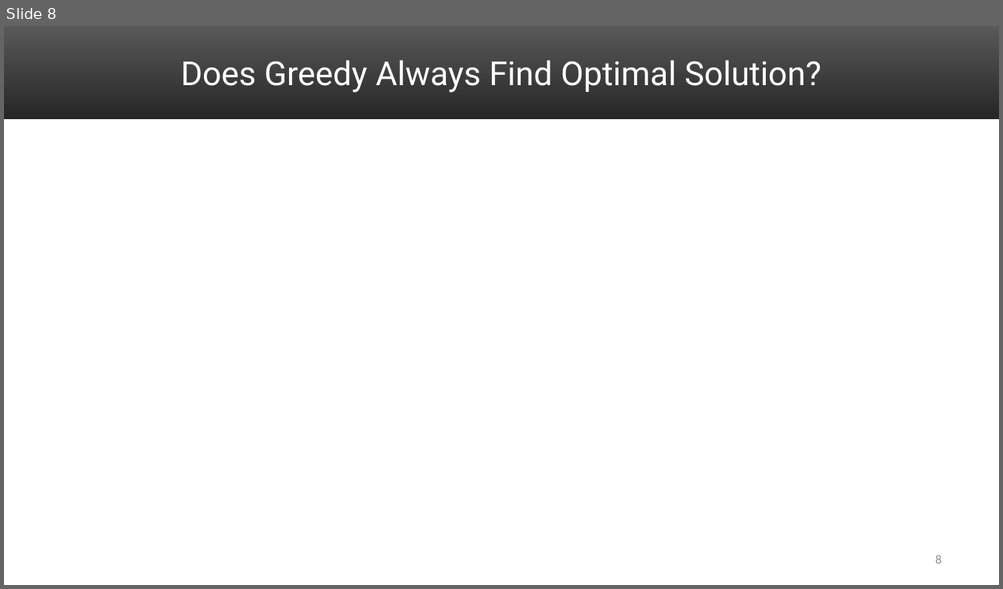
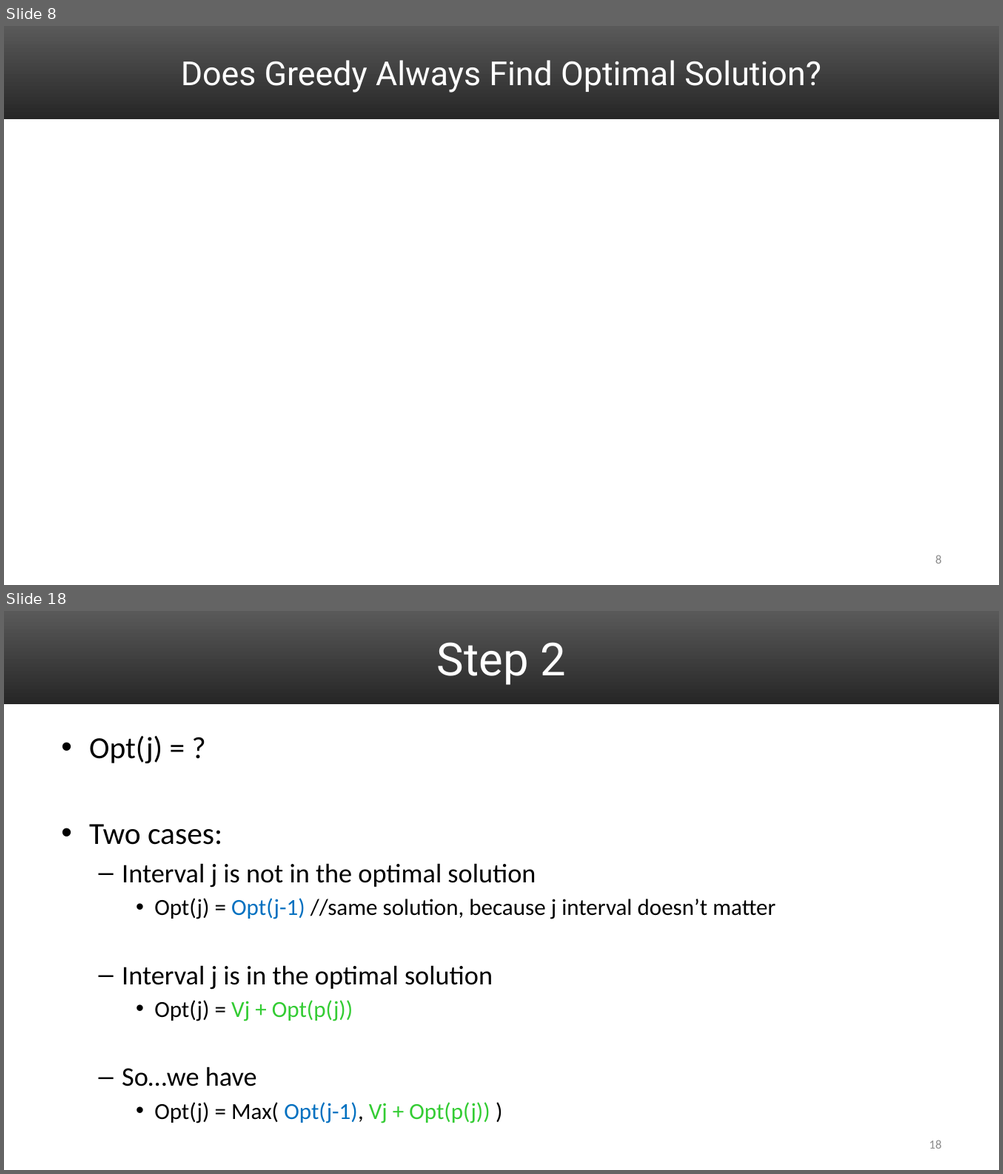
Before and after one commit to uva-cs/cs4102-f21, a slide deck: slides/DP_activitySelect_Proof.pptx. Shown one above the other, each under a label of ours: slide 8 before the commit, slides 8 and 18 after it; the slides between them are not shown. The pictures are 1003x589 and 1003x1174 pixels, drawn with LibreOffice and Linux fonts; fonts in the diff are those of the drawing; grey boxes stand for pictures. Boxes give left, top, right and bottom in pixels: in the first picture for what was removed or moved away, otherwise in the second. Text is boxed around its words. In the diff, an @@ line names an element or a change of style, - is before the commit and + after.

```diff
--- a/slides/DP_activitySelect_Proof.pptx
+++ b/slides/DP_activitySelect_Proof.pptx
@@ slide 18 added at box(4, 611, 999, 1170), background #FFFFFF; not listed: 1 template element that a slide beside it also shows @@
@@ title added at box(437, 642, 566, 685), 44 pt, text #FFFFFF @@
+Step 2
@@ text added at box(89, 736, 775, 1124), 22.2 pt, text #000000 @@
+• Opt(j) = ?
+• Two cases:
+  – Interval j is not in the optimal solution
+    • Opt(j) = Opt(j-1) //same solution, because j interval doesn’t matter
+  – Interval j is in the optimal solution
+    • Opt(j) = Vj + Opt(p(j))
+  – So…we have
+    • Opt(j) = Max( Opt(j-1), Vj + Opt(p(j)) )
@@ page number added at box(929, 1140, 942, 1149), 12 pt, text #8C8C8C @@
+18
```
Also in this commit, not shown: 14 other slides added, 1 other file.
